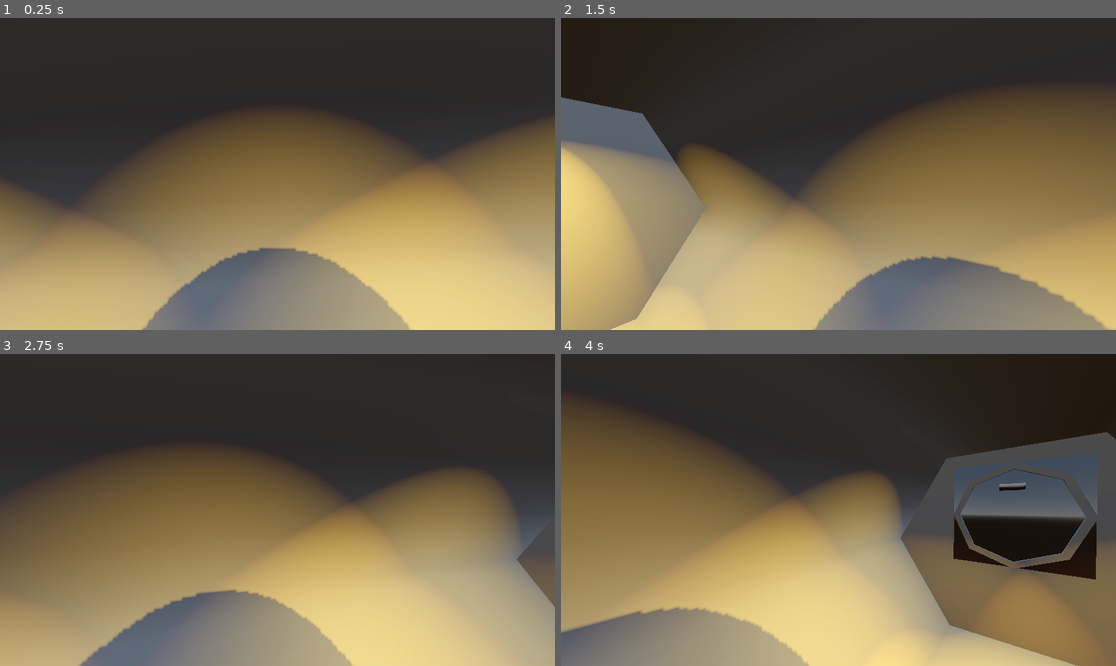
Above: before the commit, frames 1-4 (two rows, left to right).
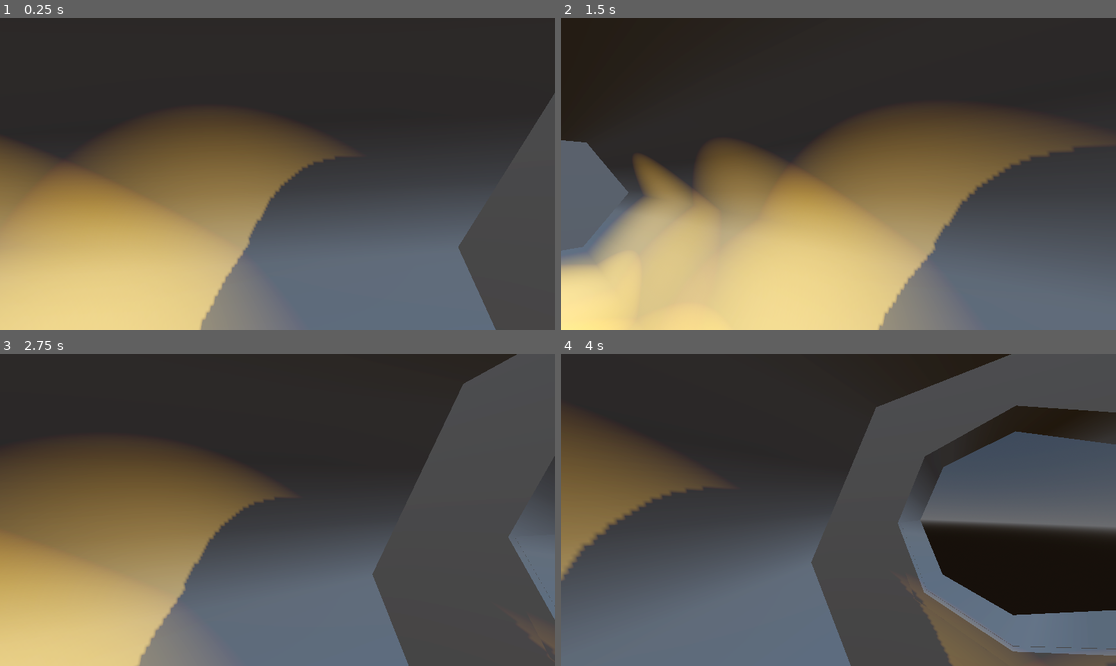
Above: after the commit, the same moments.

Repository: TheAmericanEmu/SubArtic
Game: Godot game, scene res://Data/Scences/sub.tscn
Same seed, same stepped clock (60 frames per second), same inputs: the game is played once before the commit and once after it.
Inputs (mouse positions are in pixels of both pictures, inside the frame that each line leads up to):
- Up to frame 1 (0.25 s): no input
- Up to frame 2 (1.5 s): tap Enter (ui_accept) at 0.5, 0.77 s; move the mouse to (866, 174) at 0.52 s; hold Q (up) from 0.53 s (still down); tap R (power_up, bound only after the commit) at 0.6 s; move the mouse to (810, 174) at 1.27 s; tap W (foward) at 1.35 s
- Up to frame 3 (2.75 s): keep holding Q (up); tap Enter (ui_accept) at 1.52, 2 s; tap R (power_up, bound only after the commit) at 1.55, 2.1 s; move the mouse to (288, 503) at 2.02 s
- Up to frame 4 (4 s): keep holding Q (up); tap Enter (ui_accept) at 2.75, 3.02, 3.5, 3.77 s; move the mouse to (832, 516) at 2.77 s; tap R (power_up, bound only after the commit) at 2.85, 3.8 s; move the mouse to (877, 513) at 3.52 s; tap W (foward) at 3.6 s

The runs differ from the first frame. In frame 1, 53% of the frame differs, in the area x 0-100%, y 24-100%; in frame 2, 47%; in frame 3, 56%; in frame 4, 61%, in the area x 0-100%, y 0-100%.

Commit message:
added Sub Comptuer and Added Window

Diff:
--- a/Data/Scences/sub.tscn
+++ b/Data/Scences/sub.tscn
@@ -1,6 +1,8 @@
 [gd_scene format=3 uid="uid://c5pv700ic2oxv"]
 
+[ext_resource type="Script" uid="uid://4uq35uy5es0o" path="res://src/fake_su_b.gd" id="1_715lt"]
 [ext_resource type="Script" uid="uid://bchfrjsiw8snx" path="res://src/character_body_3d_mk2.gd" id="1_yum48"]
+[ext_resource type="PackedScene" uid="uid://bhexbtaua4erj" path="res://Data/objects/sub_hud.tscn" id="2_7hphq"]
 [ext_resource type="Script" uid="uid://7vakksvm5beb" path="res://src/real_sub.gd" id="2_ylndv"]
 
 [sub_resource type="ProceduralSkyMaterial" id="ProceduralSkyMaterial_715lt"]
@@ -16,19 +18,37 @@
 tonemap_mode = 2
 glow_enabled = true
 
+[sub_resource type="PlaneMesh" id="PlaneMesh_yum48"]
+
 [sub_resource type="ViewportTexture" id="ViewportTexture_ylndv"]
 viewport_path = NodePath("Real_Sub/MainWindowCam")
 
+[sub_resource type="ViewportTexture" id="ViewportTexture_1pqt4"]
+viewport_path = NodePath("Real_Sub/MainWindowCam")
+
 [sub_resource type="StandardMaterial3D" id="StandardMaterial3D_715lt"]
 resource_local_to_scene = true
+blend_mode = 4
 albedo_texture = SubResource("ViewportTexture_ylndv")
 emission_energy_multiplier = 8.79
-
-[sub_resource type="PlaneMesh" id="PlaneMesh_yum48"]
+heightmap_texture = SubResource("ViewportTexture_1pqt4")
+
+[sub_resource type="PlaneMesh" id="PlaneMesh_7hphq"]
+
+[sub_resource type="ViewportTexture" id="ViewportTexture_6mkbk"]
+viewport_path = NodePath("PlayerSpace/Fake_SuB/Hud")
+
+[sub_resource type="StandardMaterial3D" id="StandardMaterial3D_wm6fd"]
+resource_local_to_scene = true
+blend_mode = 4
+albedo_texture = SubResource("ViewportTexture_6mkbk")
+emission_energy_multiplier = 8.79
+heightmap_texture = SubResource("ViewportTexture_1pqt4")
 
 [sub_resource type="CapsuleMesh" id="CapsuleMesh_rjpdc"]
 
-[sub_resource type="CapsuleShape3D" id="CapsuleShape3D_yum48"]
+[sub_resource type="CapsuleShape3D" id="CapsuleShape3D_ylndv"]
+height = 2.4550781
 
 [sub_resource type="BoxMesh" id="BoxMesh_715lt"]
 
@@ -47,35 +67,30 @@
 
 [node name="Fake_SuB" type="Node3D" parent="PlayerSpace" unique_id=765512476]
 transform = Transform3D(4.168087, 0, 0, 0, 3.8921623, 0, 0, 0, 3.8921623, 0, 0, 0)
-
-[node name="CSGCylinder3D7" type="CSGCylinder3D" parent="PlayerSpace/Fake_SuB" unique_id=1393444667]
-transform = Transform3D(-4.3711385e-08, 0.9999997, 0, -1.0000002, -4.3711395e-08, 0, 0, 0, 1.0000002, -1.0166882, 0.118687905, 0)
-operation = 2
-use_collision = true
-radius = 0.176
-height = 0.1
-material = SubResource("StandardMaterial3D_715lt")
-
-[node name="CSGCylinder3D3" type="CSGCylinder3D" parent="PlayerSpace/Fake_SuB" unique_id=412303701]
-transform = Transform3D(-4.3741654e-08, 1.0006922, 0, -1.0006925, -4.3741665e-08, 0, 0, 0, 1.0006925, 1.0657775, -5.3599067e-08, 0)
-use_collision = true
-height = 0.21386719
-
-[node name="CSGCylinder3D2" type="CSGCylinder3D" parent="PlayerSpace/Fake_SuB" unique_id=1995002136]
-transform = Transform3D(-4.374164e-08, 1.2959981, 0, -1.0006924, -5.6649885e-08, 0, 0, 0, 1.0006924, -1.0934861, -3.90642e-08, 0)
-use_collision = true
-height = 0.21386719
-
-[node name="CSGCylinder3D" type="CSGCylinder3D" parent="PlayerSpace/Fake_SuB/CSGCylinder3D2" unique_id=1640316048]
-transform = Transform3D(1, 0, 0, 0, 1, 0, 0, 0, 1, -8.680192e-08, 1.0927299, 0)
-use_collision = true
-
-[node name="CSGCylinder3D2" type="CSGCylinder3D" parent="PlayerSpace/Fake_SuB/CSGCylinder3D2/CSGCylinder3D" unique_id=1664900815]
+script = ExtResource("1_715lt")
+
+[node name="Sub_Body" type="Node3D" parent="PlayerSpace/Fake_SuB" unique_id=1816376281]
+
+[node name="CSGCylinder3D" type="CSGCylinder3D" parent="PlayerSpace/Fake_SuB/Sub_Body" unique_id=1640316048]
+transform = Transform3D(-4.374163e-08, 1.2959981, 0, -1.0006924, -5.6649885e-08, 0, 0, 0, 1.0006924, 0.32268986, -1.4105211e-08, 0)
+use_collision = true
+
+[node name="CSGCylinder3D2" type="CSGCylinder3D" parent="PlayerSpace/Fake_SuB/Sub_Body/CSGCylinder3D" unique_id=1664900815]
 transform = Transform3D(-0.022020385, -5.836675e-08, 0.87141055, -4.0302787e-08, 1.3033857, 3.8090565e-08, -0.8997305, -5.6955738e-08, -0.02132727, 0, 0, 0)
 operation = 2
 sides = 6
 
-[node name="CSGCylinder3D6" type="CSGCylinder3D" parent="PlayerSpace/Fake_SuB/CSGCylinder3D2" unique_id=2021352098]
+[node name="CSGCylinder3D3" type="CSGCylinder3D" parent="PlayerSpace/Fake_SuB/Sub_Body" unique_id=412303701]
+transform = Transform3D(-4.3741647e-08, 1.0006921, 0, -1.0006925, -4.374167e-08, 0, 0, 0, 1.0006925, 1.719049, -5.3599074e-08, 0)
+use_collision = true
+height = 0.21386719
+
+[node name="CSGCylinder3D2" type="CSGCylinder3D" parent="PlayerSpace/Fake_SuB/Sub_Body" unique_id=1995002136]
+transform = Transform3D(-4.3741636e-08, 1.2959981, 0, -1.0006924, -5.6649885e-08, 0, 0, 0, 1.0006924, -1.093486, -3.90642e-08, 0)
+use_collision = true
+height = 0.21386719
+
+[node name="CSGCylinder3D6" type="CSGCylinder3D" parent="PlayerSpace/Fake_SuB/Sub_Body/CSGCylinder3D2" unique_id=2021352098]
 transform = Transform3D(1.0000001, 7.1054274e-15, 0, -3.5527137e-15, 1.0000001, 0, 0, 0, 1.0000001, -0.11928945, 0, 0)
 operation = 2
 use_collision = true
@@ -95,6 +110,13 @@
 radius = 0.176
 height = 0.804
 
+[node name="Window_Blocker" type="CSGCylinder3D" parent="PlayerSpace/Fake_SuB" unique_id=211580294]
+transform = Transform3D(-4.371135e-08, 0.11541718, 0, -1, -5.0450506e-09, 0, 0, 0, 1, -0.9919999, 0.1284633, 0)
+visible = false
+use_collision = true
+radius = 0.2
+height = 0.2
+
 [node name="SpotLight3D" type="SpotLight3D" parent="PlayerSpace/Fake_SuB" unique_id=1760715090]
 transform = Transform3D(0.2399182, 0, 0, 0, -0.1144153, 0.23004438, 0, -0.23004438, -0.1144153, 0, 0.4213385, -0.1897946)
 light_color = Color(0.49619633, 0.3497126, 0.07856687, 1)
@@ -144,21 +166,31 @@
 shadow_enabled = true
 
 [node name="Main_Window" type="MeshInstance3D" parent="PlayerSpace/Fake_SuB" unique_id=1229945878]
-transform = Transform3D(-8.742273e-09, 0.19999981, -8.742273e-09, 0, -8.742276e-09, -0.19999999, -0.20000002, -8.742276e-09, 3.8213706e-16, -0.9531607, 0.12109735, 0.0012976032)
+transform = Transform3D(-8.742273e-09, 0.1999998, -8.742273e-09, 0, -8.742276e-09, -0.19999999, -0.20000002, -8.742276e-09, 3.8213706e-16, -1.0621394, 0.12109735, 0.0012976032)
 mesh = SubResource("PlaneMesh_yum48")
 surface_material_override/0 = SubResource("StandardMaterial3D_715lt")
 
+[node name="Sub_Computer" type="MeshInstance3D" parent="PlayerSpace/Fake_SuB" unique_id=1336111389]
+transform = Transform3D(0.05083632, 0.22776003, -3.028412e-09, 4.425309e-23, -1.14958745e-08, -0.08, -0.08805112, 0.13149732, -1.7484543e-09, -0.8769214, 0.12109735, -0.24055463)
+mesh = SubResource("PlaneMesh_7hphq")
+surface_material_override/0 = SubResource("StandardMaterial3D_wm6fd")
+
+[node name="Hud" type="SubViewport" parent="PlayerSpace/Fake_SuB" unique_id=346411124]
+
+[node name="Control" parent="PlayerSpace/Fake_SuB/Hud" unique_id=202643959 instance=ExtResource("2_7hphq")]
+
 [node name="CharacterBody3D" type="CharacterBody3D" parent="PlayerSpace" unique_id=1902696497 node_paths=PackedStringArray("cam", "real_sub")]
-transform = Transform3D(-0.99999994, 0, 8.742277e-08, 0, 1, 0, -8.742278e-08, 0, -1, 0, 0, 0)
+transform = Transform3D(-1, 0, 4.5695582e-08, 0, 1, 0, -4.569558e-08, 0, -1.0000001, -2.423153, 0, 0)
 script = ExtResource("1_yum48")
 cam = NodePath("Cam")
 real_sub = NodePath("../../Real_Sub")
 
 [node name="MeshInstance3D" type="MeshInstance3D" parent="PlayerSpace/CharacterBody3D" unique_id=1720319678]
+transform = Transform3D(1, 0, 0, 0, 1.2380303, 0, 0, 0, 1, 0, 0, 0)
 mesh = SubResource("CapsuleMesh_rjpdc")
 
-[node name="CollisionShape3D" type="CollisionShape3D" parent="PlayerSpace/CharacterBody3D" unique_id=462568932]
-shape = SubResource("CapsuleShape3D_yum48")
+[node name="CollisionShape3D" type="CollisionShape3D" parent="PlayerSpace/CharacterBody3D" unique_id=1532397545]
+shape = SubResource("CapsuleShape3D_ylndv")
 
 [node name="Cam" type="Node3D" parent="PlayerSpace/CharacterBody3D" unique_id=1263163769]
 
--- /dev/null
+++ b/Data/objects/sub_hud.tscn
@@ -0,0 +1,63 @@
+[gd_scene format=3 uid="uid://bhexbtaua4erj"]
+
+[ext_resource type="Script" uid="uid://cw3lyjvwm5gjq" path="res://src/sub_hud.gd" id="1_3aac4"]
+
+[node name="Hud" type="Control" unique_id=202643959]
+layout_mode = 3
+anchors_preset = 15
+anchor_right = 1.0
+anchor_bottom = 1.0
+grow_horizontal = 2
+grow_vertical = 2
+script = ExtResource("1_3aac4")
+
+[node name="Depth" type="Panel" parent="." unique_id=2144697154]
+layout_mode = 1
+anchors_preset = 5
+anchor_left = 0.5
+anchor_right = 0.5
+offset_left = -55.5
+offset_right = 55.5
+offset_bottom = 40.0
+grow_horizontal = 2
+
+[node name="Label" type="Label" parent="Depth" unique_id=1177110894]
+layout_mode = 1
+anchors_preset = 8
+anchor_left = 0.5
+anchor_top = 0.5
+anchor_right = 0.5
+anchor_bottom = 0.5
+offset_left = -42.0
+offset_top = -11.5
+offset_right = 42.0
+offset_bottom = 11.5
+grow_horizontal = 2
+grow_vertical = 2
+text = "Depth: 100"
+
+[node name="Speed" type="Panel" parent="." unique_id=1413706565]
+layout_mode = 1
+anchors_preset = 5
+anchor_left = 0.5
+anchor_right = 0.5
+offset_left = -193.0
+offset_right = -92.0
+offset_bottom = 40.0
+grow_horizontal = 2
+
+[node name="Label" type="Label" parent="Speed" unique_id=1215401234]
+layout_mode = 1
+anchors_preset = 8
+anchor_left = 0.5
+anchor_top = 0.5
+anchor_right = 0.5
+anchor_bottom = 0.5
+offset_left = -24.0
+offset_top = -11.5
+offset_right = 24.0
+offset_bottom = 11.5
+grow_horizontal = 2
+grow_vertical = 2
+text = "Full Ahead"
+horizontal_alignment = 1
--- a/project.godot
+++ b/project.godot
@@ -52,6 +52,16 @@
 "events": [Object(InputEventKey,"resource_local_to_scene":false,"resource_name":"","device":-1,"window_id":0,"alt_press …(195 unchanged characters)…
 ]
 }
+power_up={
+"deadzone": 0.2,
+"events": [Object(InputEventKey,"resource_local_to_scene":false,"resource_name":"","device":-1,"window_id":0,"alt_pressed":false,"shift_pressed":false,"ctrl_pressed":false,"meta_pressed":false,"pressed":false,"keycode":0,"physical_keycode":82,"key_label":0,"unicode":114,"location":0,"echo":false,"script":null)
+]
+}
+power_down={
+"deadzone": 0.2,
+"events": [Object(InputEventKey,"resource_local_to_scene":false,"resource_name":"","device":-1,"window_id":0,"alt_pressed":false,"shift_pressed":false,"ctrl_pressed":false,"meta_pressed":false,"pressed":false,"keycode":0,"physical_keycode":70,"key_label":0,"unicode":102,"location":0,"echo":false,"script":null)
+]
+}
 
 [physics]
 
--- /dev/null
+++ b/src/fake_su_b.gd
@@ -0,0 +1,28 @@
+extends Node3D
+
+@onready var window_blocker: CSGCylinder3D = $Window_Blocker
+@onready var real_sub: RealSub = $"../../Real_Sub"
+@onready var sub_comp: sub_hud = $Hud/Control
+
+var is_main_window_open :=false
+
+# Called when the node enters the scene tree for the first time.
+func _ready() -> void:
+	_toogle_main_window()
+
+func _toogle_main_window():
+	if not is_main_window_open:
+		var open_tween := get_tree().create_tween()
+		open_tween.tween_property(window_blocker,"position",Vector3(-0.99,0.655,0),1)
+		is_main_window_open=true
+	else:
+		var close_tween := get_tree().create_tween()
+		close_tween.tween_property(window_blocker,"position",Vector3(-0.99,0.128,0),1)
+		is_main_window_open=false
+
+func _update_computer():
+	sub_comp.depth=real_sub.depth
+
+# Called every frame. 'delta' is the elapsed time since the previous frame.
+func _process(delta: float) -> void:
+	_update_computer()
--- a/src/real_sub.gd
+++ b/src/real_sub.gd
@@ -10,6 +10,10 @@
 
 var is_poilting := false
 
+#Stats
+var depth :=0.00
+var power_settings:=1
+
 func _ready() -> void:
 	pass # Replace with function body.
 
@@ -17,8 +21,10 @@
 # Called every frame. 'delta' is the elapsed time since the previous frame.
 func _process(delta: float) -> void:
 	main_cam.global_transform=main_cam_point.global_transform
-
-	print(main_cam.position, main_cam_point.position)
+	var surface = self.position
+	surface.y = 0
+	depth = self.position.distance_to(surface)
+	print(depth)
 
 func _physics_process(delta: float) -> void:
 
@@ -29,6 +35,12 @@
 			#velocity += get_gravity() * delta
 
 		# Handle jump.
+		if Input.is_action_just_pressed("power_up"):
+			if power_settings<3:
+				power_settings+=1
+		elif Input.is_action_just_pressed("power_up"):
+			if power_settings>-1:
+				power_settings-=1
 
 
 		# Get the input direction and handle the movement/deceleration.
@@ -37,10 +49,10 @@
 		var direction := (self.basis * Vector3(input_dir.y, 0, 0)).normalized()
 
 		self.rotate_y(input_dir.x*delta)
-		var up_down :=  Input.get_axis("up","down") * SPEED
+		var up_down :=  Input.get_axis("up","down") * (SPEED*power_settings)
 		if direction or up_down:
-			velocity.x = direction.x * SPEED
-			velocity.z = direction.z * SPEED
+			velocity.x = direction.x * (SPEED*power_settings)
+			velocity.z = direction.z * (SPEED*power_settings)
 			velocity.y=up_down
 		else:
 			velocity.x = move_toward(velocity.x, 0, SPEED)
--- /dev/null
+++ b/src/sub_hud.gd
@@ -0,0 +1,19 @@
+class_name sub_hud extends Control
+
+@onready var depth_label: Label = $Depth/Label
+
+
+var depth:=100.0:
+	set(new_value):
+		depth_label.text="Depth: "+str(roundf(new_value))+" M"
+		depth=new_value
+
+
+# Called when the node enters the scene tree for the first time.
+func _ready() -> void:
+	pass # Replace with function body.
+
+
+# Called every frame. 'delta' is the elapsed time since the previous frame.
+func _process(delta: float) -> void:
+	pass
Not shown, added: src/fake_su_b.gd.uid
Not shown, added: src/sub_hud.gd.uid
